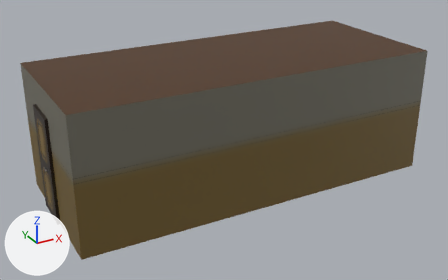
One commit to the Blender file concept-art/flur_oben.blend: the scene before it, then after it.
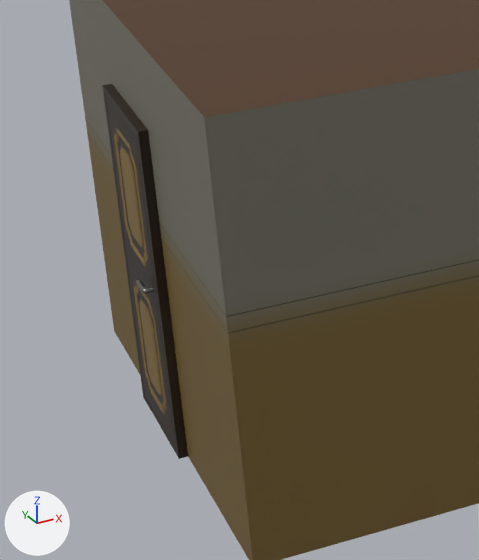
Each version is shown whole from a 50 mm camera at (-4.79, -9.97, 5.79) aimed at (0.82, 0.22, 0.69), then close up on the part from 0% to 34% of the width and 28% to 92% of the height. The axes (+X, +Y, +Z) are drawn at lower left. The lights are the same throughout.

In view in the first close-up: 'Cube', 'door1', 'door1_hinge'.
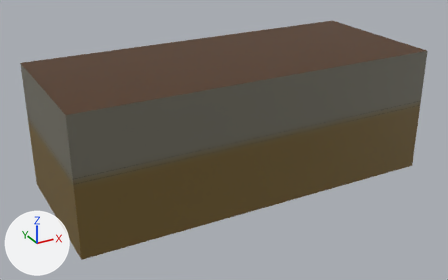
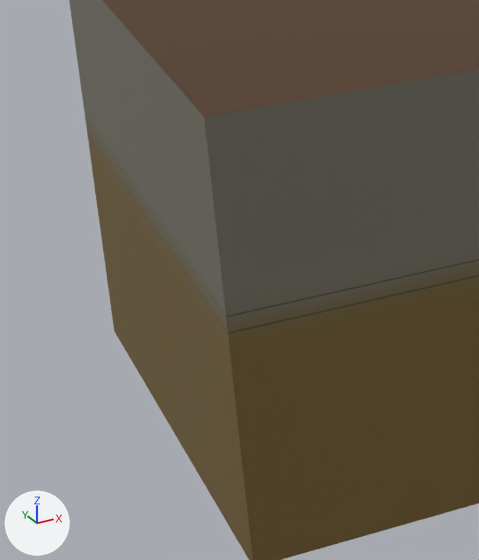
What differs and where, as boxes [x1, y1, x2, y2] in the close-ups (479 x 560 px):
'door1', moved (not visible afterwards): before [102, 84, 188, 459]
'door1_hinge', moved (not visible afterwards): before [136, 280, 154, 293]

The change, as a list of edits to the scene's bpy script:
```text
Change me_cube_003:
    where me_cube_003.from_pydata(...)  # 352 vertices, 307 faces; spans x 0.0..0.06, y -0.8..0.0, z -1.0..1.0
    used by ob_door1; location = (-2.752, 0.55, 1.0)
    me_cube_003 part 1: the whole mesh is moved by (0.0, 0.0, 1.0)
Change ob_door1:
    ob_door1.location: (-2.752, 0.55, 1.0) -> (0.0, 0.0, 0.0)
Change ob_door1_hinge:
    ob_door1_hinge.location: (-2.699, -0.126, 1.022) -> (-2.699, -0.126, 2.0)
```
